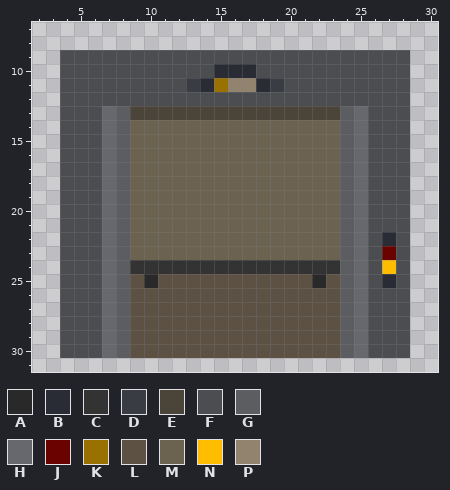
Two states of a pixel-art sprite, assets/sprites/elevator_open.png. Above, as it was before the edit.
The file is 32x32 pixels. Colours within 5 levels of each other are drawn and written as one. Shown: x 2..30, y 7..31.
Palette (. is transparent): A #292929  B #292c35  C #333333  D #3a3c43  E #4b4438  F #4c4d51  G #5c5d61  H #67686e  J #6a0300  K #997100  L #5c5143  M #6b6250  N #ffbd00  P #92836e
Once edited:
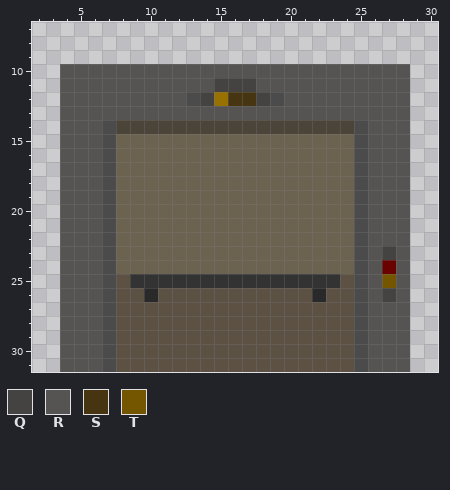
Colours new in this view: Q #454342  R #565452  S #463510  T #745600
The exact change:
Colour H changes from #67686e to #4b4b4b.
Colour L gives way to colour A in row 26 at x 10 and 22.
Colour A gives way to colour C in row 25 at x 10 and 22.
Colour L gives way to colour C in row 25 at x 9, 11 to 21 and 23.
Colour G gives way to colour E in row 14 at x 8 and 24.
Colour M gives way to colour E in row 14 at x 9 to 23.
The edit adds colour H in row 31 at x 7 and 25.
Colour F gives way to colour H in row 12 at x 13 and 19.
Colour N gives way to colour J in row 24 at x 27.
Colour F gives way to colour K in row 12 at x 15.
The edit adds colour L in row 31 at x 8 to 24.
Colour G gives way to colour L in rows 25 to 30 at x 8 and 24.
Colour C gives way to colour M in row 24 at x 9 to 23.
Colour G gives way to colour M in rows 15 to 24 at x 8 and 24.
Colour F gives way to colour Q in row 12 at x 14 and 18; in row 26 at x 27.
Colour J gives way to colour Q in row 23 at x 27.
Colour K gives way to colour Q in row 11 at x 15.
Colour P gives way to colour Q in row 11 at x 16 to 17.
The edit adds colour R in row 31 at x 4 to 6 and 26 to 28.
Colour B gives way to colour R in row 10 at x 15 to 17; in row 11 at x 14 and 18; in row 22 at x 27.
Colour D gives way to colour R in row 11 at x 13 and 19.
Colour E gives way to colour R in row 13 at x 9 to 23.
Colour F gives way to colour R in row 10 at x 4 to 14 and 18 to 28; in rows 11 to 12 at x 4 to 12 and 20 to 28; in rows 13 to 21 at x 4 to 6 and 26 to 28; in rows 22 to 26 at x 4 to 6, 26 and 28; in rows 27 to 30 at x 4 to 6 and 26 to 28.
Colour G gives way to colour R in row 13 at x 8 and 24.
Colour H gives way to colour R in row 13 at x 7 and 25.
Colour F gives way to colour S in row 12 at x 16 to 17.
Colour B gives way to colour T in row 25 at x 27.
The edit erases colour F in row 9 at x 4 to 28.
